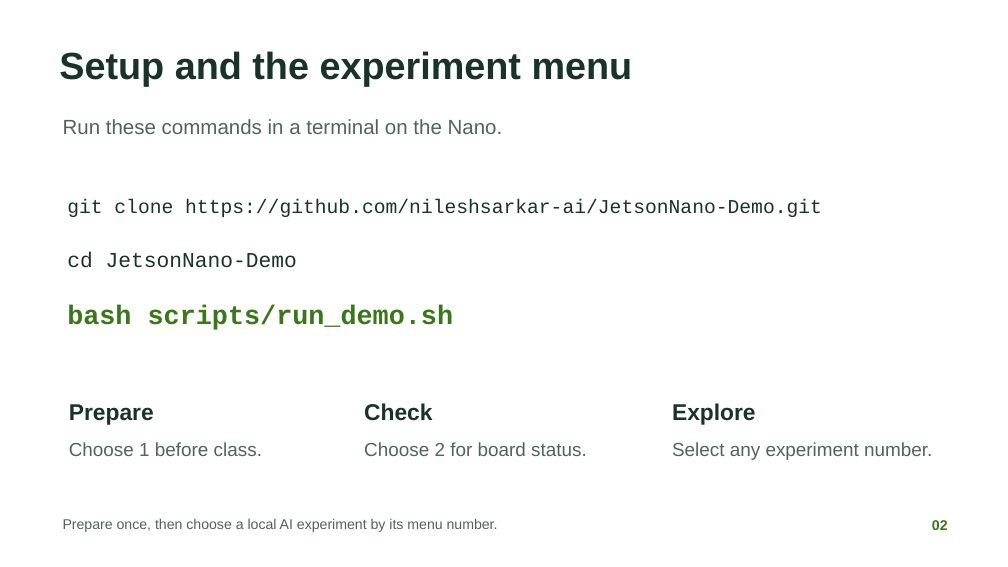
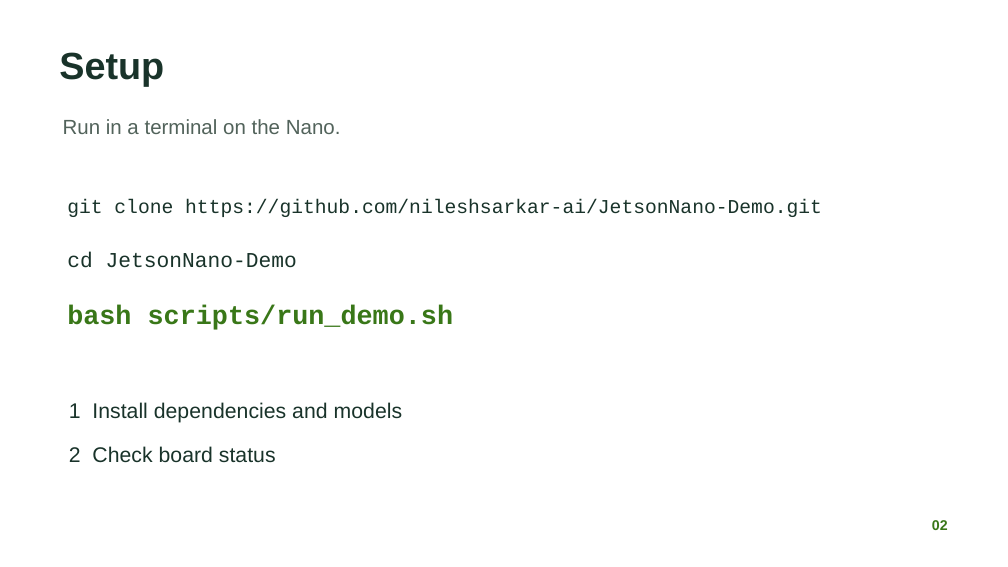
Before and after one commit to nileshsarkar-ai/JetsonNano-Demo, a slide deck: slide 2 of docs/Jetson_Nano_Local_AI_Experiments.pptx. Drawn at 1008x567 pixels with LibreOffice and Linux fonts; fonts in the diff are those of the drawing. Boxes give left, top, right and bottom in pixels: in the first picture for what was removed or moved away, otherwise in the second. Text is boxed around its words. In the diff, an @@ line names an element or a change of style, - is before the commit and + after.

```diff
--- a/docs/Jetson_Nano_Local_AI_Experiments.pptx
+++ b/docs/Jetson_Nano_Local_AI_Experiments.pptx
@@ text at [59, 52, 164, 86]: text changed @@
-Setup and the experiment menu
+Setup
@@ text at [63, 119, 341, 134]: text changed @@
-Run these commands in a terminal on the Nano.
+Run in a terminal on the Nano.
@@ text removed at [69, 404, 154, 425] @@
-Prepare
@@ text added at [69, 402, 403, 423], 20.2 pt, text #19332A @@
+1 Install dependencies and models
@@ text removed at [364, 403, 432, 421] @@
-Check
@@ text removed at [672, 403, 756, 425] @@
-Explore
@@ text at [69, 446, 276, 463]: text changed; size 18 to 20.2 pt; text colour #52635B to #19332A @@
-Choose 2 for board status.
+2 Check board status
@@ text removed at [69, 442, 262, 456] @@
-Choose 1 before class.
@@ text removed at [672, 442, 932, 460] @@
-Select any experiment number.
@@ text removed at [63, 518, 498, 532] @@
-Prepare once, then choose a local AI experiment by its menu number.
```
Also in this commit, not shown: 8 other slides changed, 1 slide added, 1 slide removed, 2 other files.
